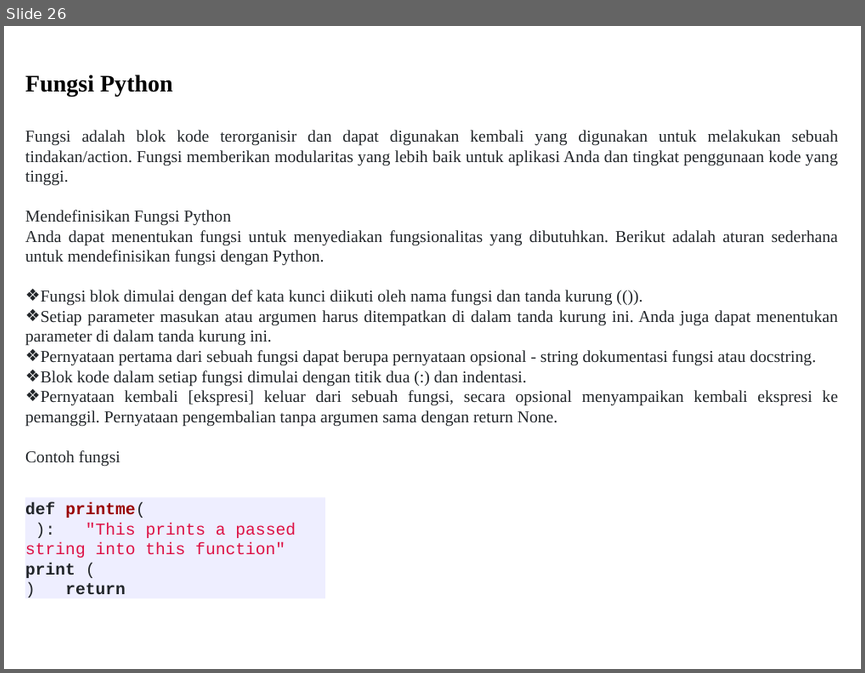
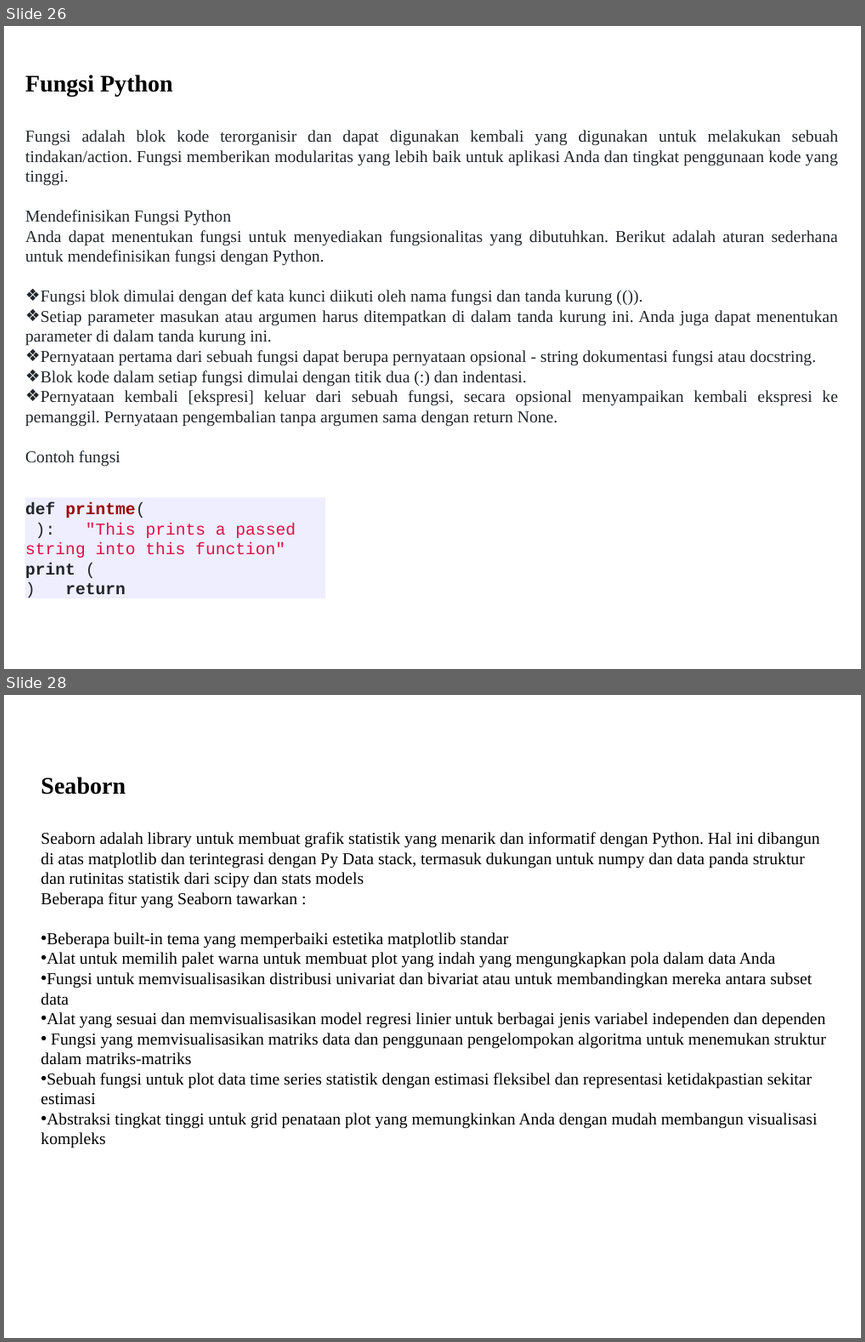
Before and after one commit to naufalhadiputra/Pengantar-Algoritma-Deep-Learning, a slide deck: Tugas1 (DeepLearning) PengenalanPython (NaufalHadiputra-55415004).pptx. Shown one above the other, each under a label of ours: slide 26 before the commit, slides 26 and 28 after it; the slides between them are not shown. The pictures are 865x673 and 865x1342 pixels, drawn with LibreOffice and Linux fonts; fonts in the diff are those of the drawing. Boxes give left, top, right and bottom in pixels: in the first picture for what was removed or moved away, otherwise in the second. Text is boxed around its words. In the diff, an @@ line names an element or a change of style, - is before the commit and + after.

```diff
--- a/Tugas1 (DeepLearning) PengenalanPython (NaufalHadiputra-55415004).pptx
+++ b/Tugas1 (DeepLearning) PengenalanPython (NaufalHadiputra-55415004).pptx
@@ slide 28 added at (4,695,861,1338), background #FFFFFF @@
@@ text added at (41,777,826,1148), 14 pt, text #000000 @@
+Seaborn
+Seaborn adalah library untuk membuat grafik statistik yang menarik dan informatif dengan Python. Hal ini dibangun di atas matplotlib dan terintegrasi dengan Py Data stack, termasuk dukungan untuk numpy dan data panda struktur dan rutinitas statistik dari scipy dan stats models
+Beberapa fitur yang Seaborn tawarkan :
+• Beberapa built-in tema yang memperbaiki estetika matplotlib standar
+• Alat untuk memilih palet warna untuk membuat plot yang indah yang mengungkapkan pola dalam data Anda
+• Fungsi untuk memvisualisasikan distribusi univariat dan bivariat atau untuk membandingkan mereka antara subset data
+• Alat yang sesuai dan memvisualisasikan model regresi linier untuk berbagai jenis variabel independen dan dependen
+• Fungsi yang memvisualisasikan matriks data dan penggunaan pengelompokan algoritma untuk menemukan struktur dalam matriks-matriks
+• Sebuah fungsi untuk plot data time series statistik dengan estimasi fleksibel dan representasi ketidakpastian sekitar estimasi
+• Abstraksi tingkat tinggi untuk grid penataan plot yang memungkinkan Anda dengan mudah membangun visualisasi kompleks
```
Also in this commit, not shown: 1 other slide added.
